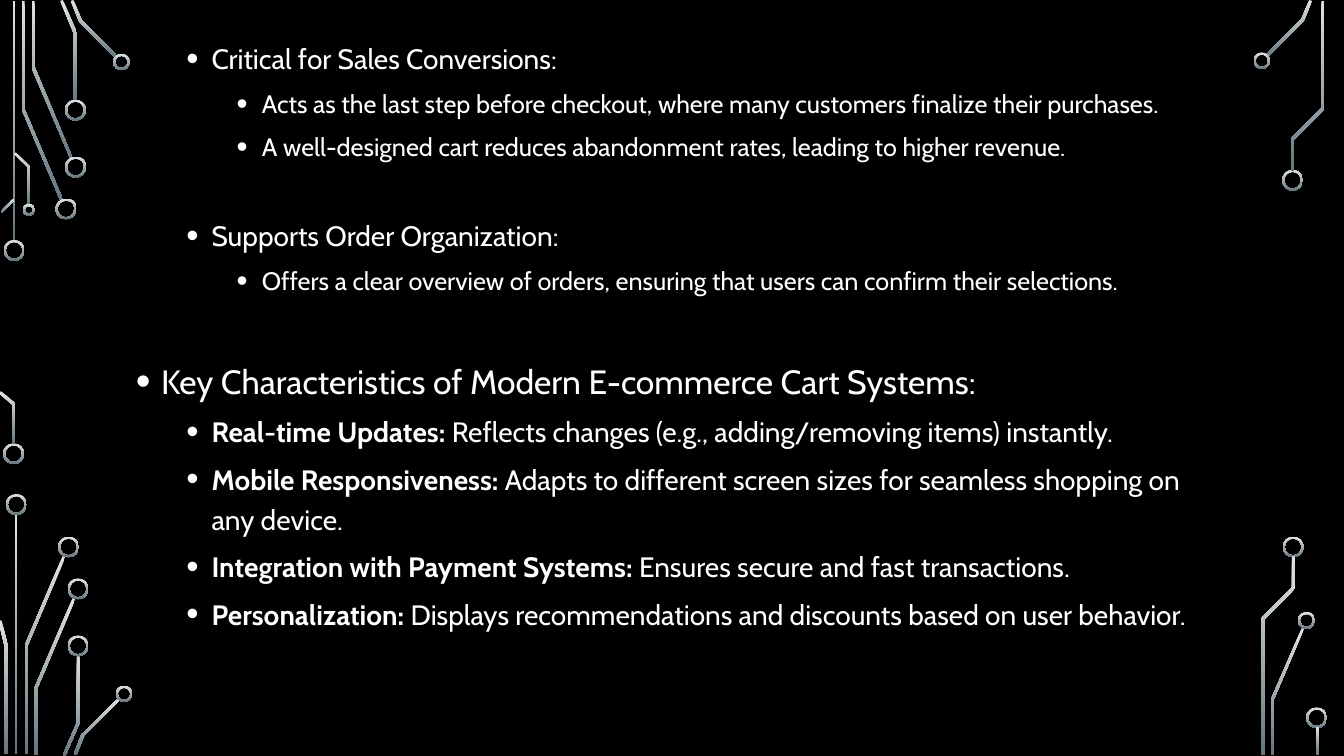
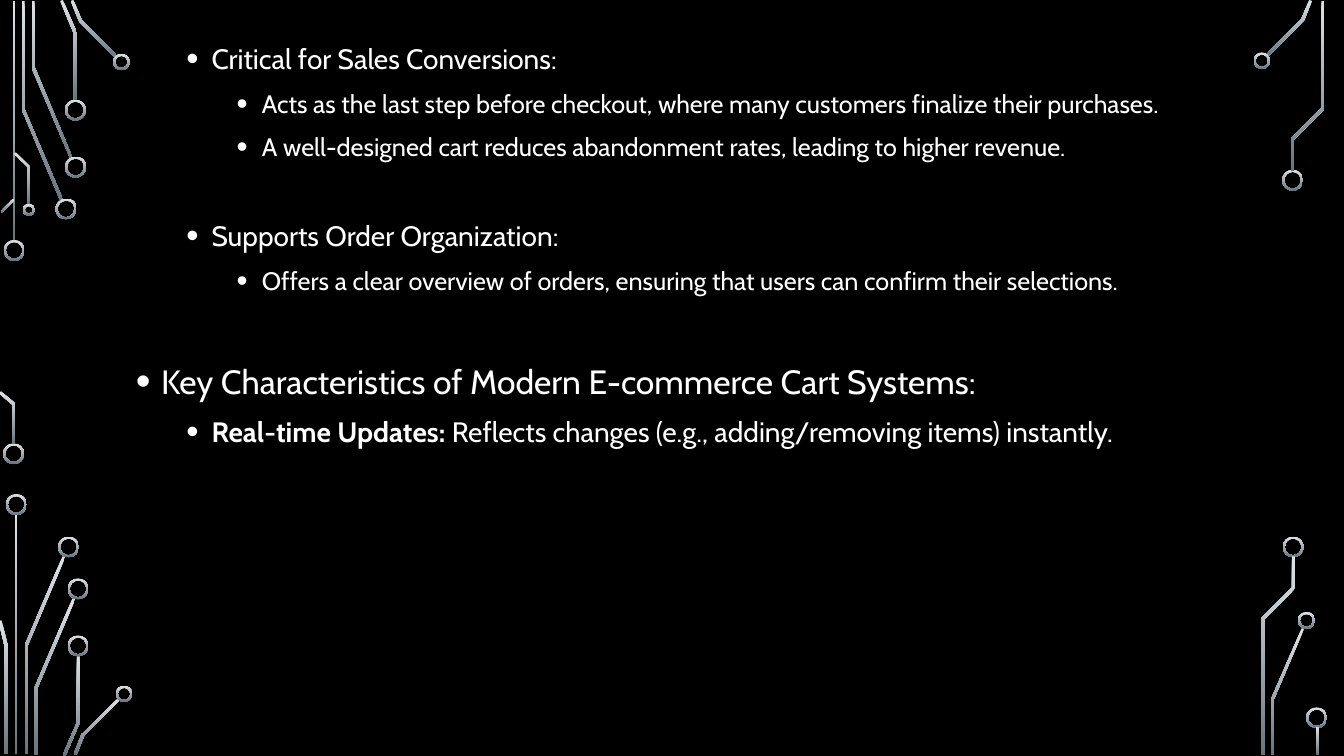
Before and after one commit to KunalDig/E-CartProjectFiles, a slide deck: slide 3 of E-commerce Cart System.pptx. Drawn at 1344x756 pixels with LibreOffice and Linux fonts; fonts in the diff are those of the drawing; background and template pictures are left out. Boxes give left, top, right and bottom in pixels: in the first picture for what was removed or moved away, otherwise in the second. Text is boxed around its words. In the diff, an @@ line names an element or a change of style, - is before the commit and + after.

```diff
--- a/E-commerce Cart System.pptx
+++ b/E-commerce Cart System.pptx
@@ text at <box>212,469,1185,631</box>: paragraphs removed @@
-  • Mobile Responsiveness: Adapts to different screen sizes for seamless shopping on any device.
-  • Integration with Payment Systems: Ensures secure and fast transactions.
-  • Personalization: Displays recommendations and discounts based on user behavior.
```
Also in this commit, not shown: 1 slide removed, 2 other files.
